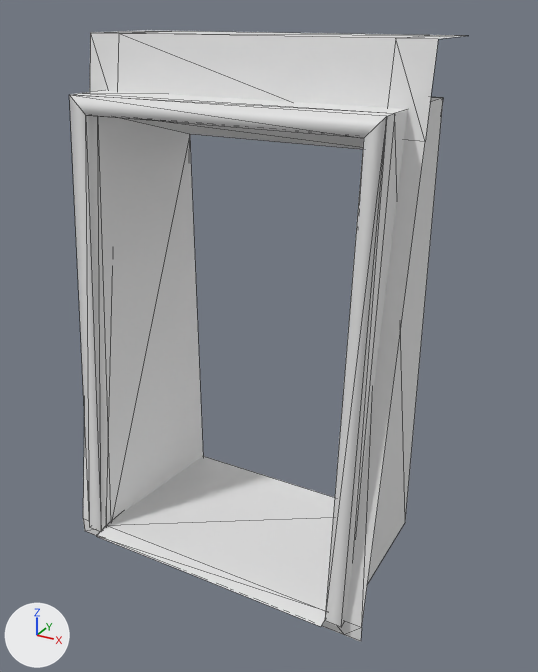
Renders of the glTF model assets/tile_wall_doorway.glb from each side of a commit.
The view is the same before and after, from a camera (50 mm lens) standing at (2.06, -3.98, 3.12) and looking at (0.15, -0.5, 1.38). Arrows for +X, +Y and +Z are at lower left; the lights stay in place. The picture after the commit comes second. Mesh edges are drawn as thin lines. Vertices at exactly the same position are counted once.

The first picture shows 'tile_wall_doorway'.
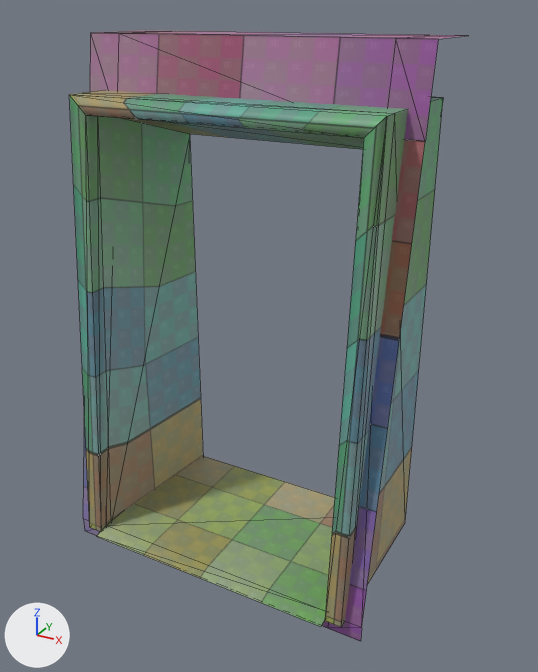
Where the change shows, as pixel boxes [x1, y1, x2, y2] in the pictures (538 x 672 px; the box of a moved part takes in the faces that stretch with it):
part 1 of me_tile_wall_003, moved or reshaped: [86, 529, 362, 642] in both
part 2 of me_tile_wall_003, recoloured (darker): [69, 30, 465, 642] in both

Edits to the bpy script that builds the scene:
```text
Add img_uvgrid:
    img_uvgrid = load_image('uvGrid', '_unpacked/uvGrid', 1024, 1024, 'sRGB')
Add mat_uv_unwrap:
    mat_uv_unwrap = principled_material('UV_Unwrap')
    mat_uv_unwrap.texture = img_uvgrid
Change me_tile_wall_003:
    where me_tile_wall_003.from_pydata(...)  # 50 vertices, 62 faces; spans x -1.0..1.0, y -1.1..0.0, z -0.1..3.0
    used by ob_tile_wall_doorway; location = (0.0, 0.0, 0.0)
    me_tile_wall_003 part 1
    me_tile_wall_003.vertices[16].co: (0.9, -1.0, -0.1) -> (0.8, -1.0, -0.1)  # pixel (344, 634) -> pixel (327, 628)
    me_tile_wall_003.vertices[17].co: (-0.9, -1.0, -0.1) -> (-0.8, -1.0, -0.1)  # pixel (96, 535) -> pixel (107, 539)
    me_tile_wall_003 part 2: 62 faces spanning x -1.0..1.0, y -1.1..0.0, z -0.1..3.0 switch from no material to mat_uv_unwrap (picture img_uvgrid)
```
